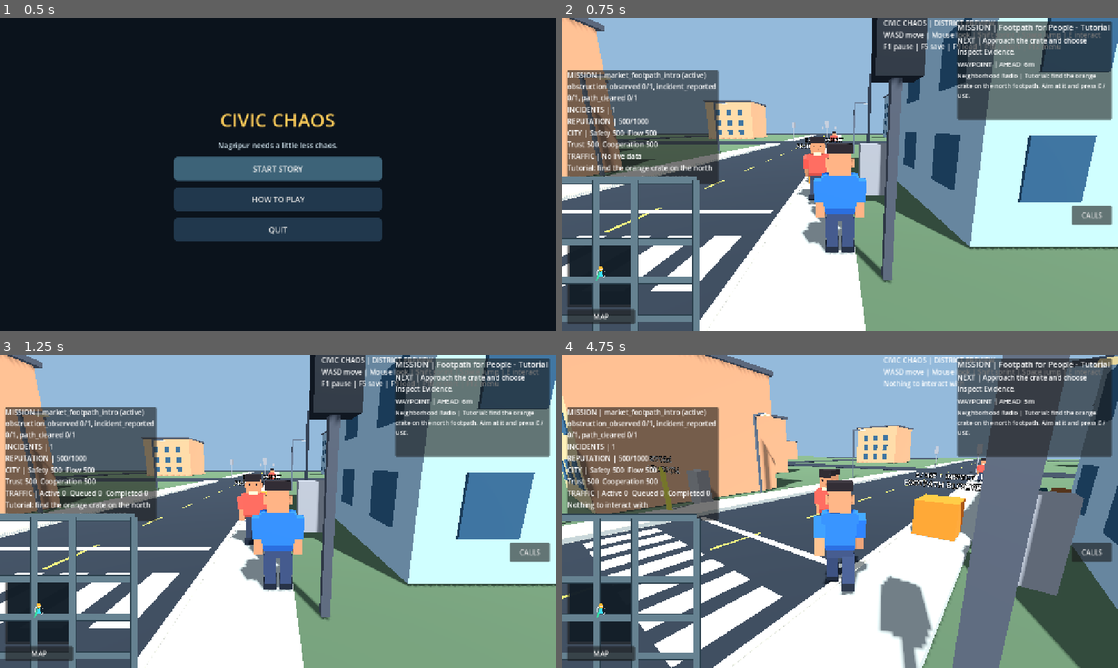
Above: before the commit, frames 1-4 (two rows, left to right).
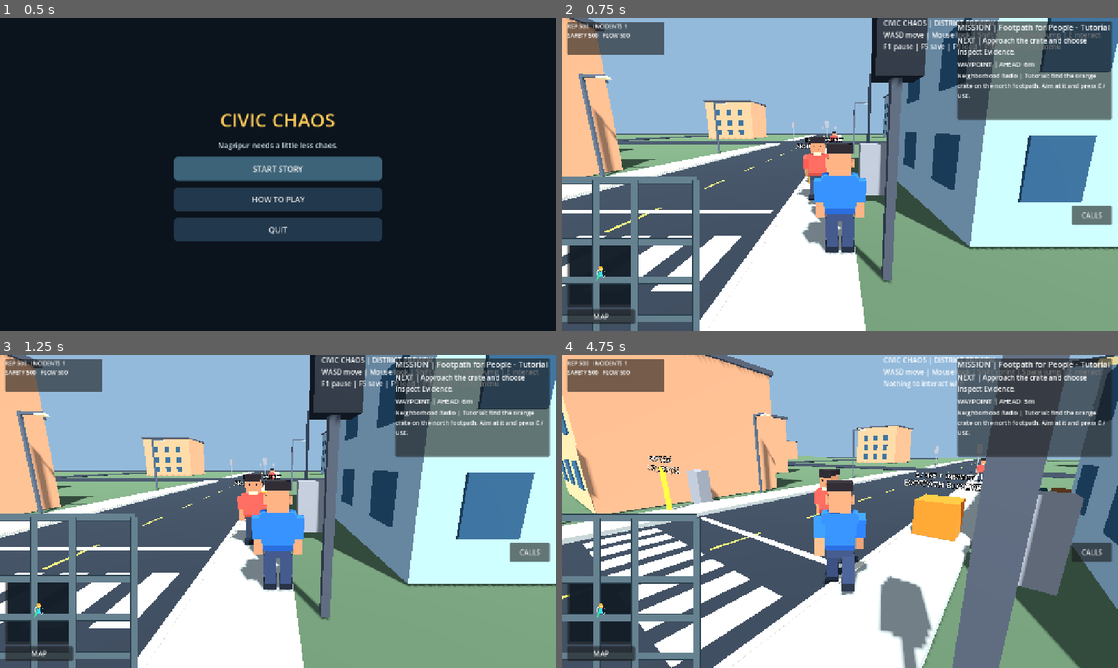
Above: after the commit, the same moments.

Repository: gauravprajapat-23/civic-chaos
Game: Godot game, scene res://scenes/core/menu.tscn
Same seed, same stepped clock (60 frames per second), same inputs: the game is played once before the commit and once after it.
Inputs (mouse positions are in pixels of both pictures, inside the frame that each line leads up to):
- Up to frame 1 (0.5 s): no input
- Up to frame 2 (0.75 s): click "START STORY" at 0.5 s
- Up to frame 3 (1.25 s): no input
- Up to frame 4 (4.75 s): click "MAP" at 1.25 s; click "CALLS" at 2 s; tap Enter at 2.75 s; move the mouse to (962, 495) at 2.77 s; hold D (move_right) 2.78-3.5 s; hold E (interact) 2.78-3.5 s; click (962, 495) at 2.92 s; tap Space (jump) at 3.02 s; tap F10 (restart_game) at 3.5 s; drag from (728, 527) to (812, 574) at 3.52 s; tap E (interact) at 4.25, 4.55 s; move the mouse to (851, 505) at 4.27 s; hold W (move_forward) from 4.28 s (still down); hold Shift (sprint) from 4.28 s (still down)

Frame 1 is identical in both runs. In frame 2, 11% of the frame differs, in the area x 0-29%, y 1-54%; in frame 3, 11%; in frame 4, 11%.

Commit message:
feat(ui-hud-01): replace verbose diagnostic HUD with compact live civic score strip [skip ci]

Diff:
--- a/scripts/ui/civic_status_hud.gd
+++ b/scripts/ui/civic_status_hud.gd
@@ -9,6 +9,7 @@
 var traffic_label: Label
 var roam_label: Label
 var feedback_label: Label
+var compact_label: Label
 var _last_state: Dictionary = {}
 
 func _ready() -> void:
@@ -31,6 +32,14 @@
     traffic_label = _line(content)
     roam_label = _line(content)
     feedback_label = _line(content)
+    # Keep the full diagnostic labels populated for telemetry and legacy
+    # tests, but never render a seven-paragraph wall during normal play.
+    for verbose in [mission_label, incidents_label, reputation_label,
+            dimensions_label, traffic_label, roam_label, feedback_label]:
+        verbose.visible = false
+    compact_label = _line(content)
+    compact_label.name = "CompactCivicSummary"
+    compact_label.add_theme_font_size_override("font_size", 13)
     render_state({})
 
 ## UX-02: pure geometry helper makes small-display behavior testable.
@@ -38,12 +47,12 @@
     if not viewport.is_finite() or viewport.x <= 0.0 or viewport.y <= 0.0:
         return Rect2()
     var left: float = 8.0 if viewport.x < 600.0 else 12.0
-    # Narrow portrait: reserve the upper strip for the objective guide.
-    # On landscape/desktop they occupy opposite corners instead.
-    var top: float = 250.0 if viewport.x < 600.0 else (80.0 if viewport.y < 560.0 else 120.0)
+    # Keep the compact score strip clear of the right-hand mission card.
+    # In portrait it sits below the mission strip, leaving the map below.
+    var top: float = 148.0 if viewport.x < 600.0 else 10.0
     var available_width: float = maxf(0.0, viewport.x - left * 2.0)
-    var width: float = minf(348.0, available_width)
-    var height: float = minf(260.0, maxf(0.0, viewport.y - top - 8.0))
+    var width: float = minf(224.0, available_width)
+    var height: float = minf(74.0, maxf(0.0, viewport.y - top - 8.0))
     return Rect2(Vector2(left, top), Vector2(width, height))
 
 func _fit() -> void:
@@ -136,6 +145,12 @@
                 roam_label.text += "\nNEXT PROJECT | %s (%d to go)" % [
                     upcoming, int(projects.get("remaining", 0))]
     feedback_label.text = str(state.get("feedback", "E interact | F1 pause"))
+    var compact_reputation: String = "--" if reputation == null else str(clampi(int(reputation), 0, 1000))
+    var compact_incidents: String = "--" if incident_count == null else str(maxi(0, int(incident_count)))
+    var safety: String = "--" if not civic_scores.has("safety") else str(int(civic_scores["safety"]))
+    var flow: String = "--" if not civic_scores.has("efficiency") else str(int(civic_scores["efficiency"]))
+    compact_label.text = "REP %s   INCIDENTS %s\nSAFETY %s   FLOW %s" % [
+        compact_reputation, compact_incidents, safety, flow]
 
 func current_state() -> Dictionary:
     return _last_state.duplicate(true)
